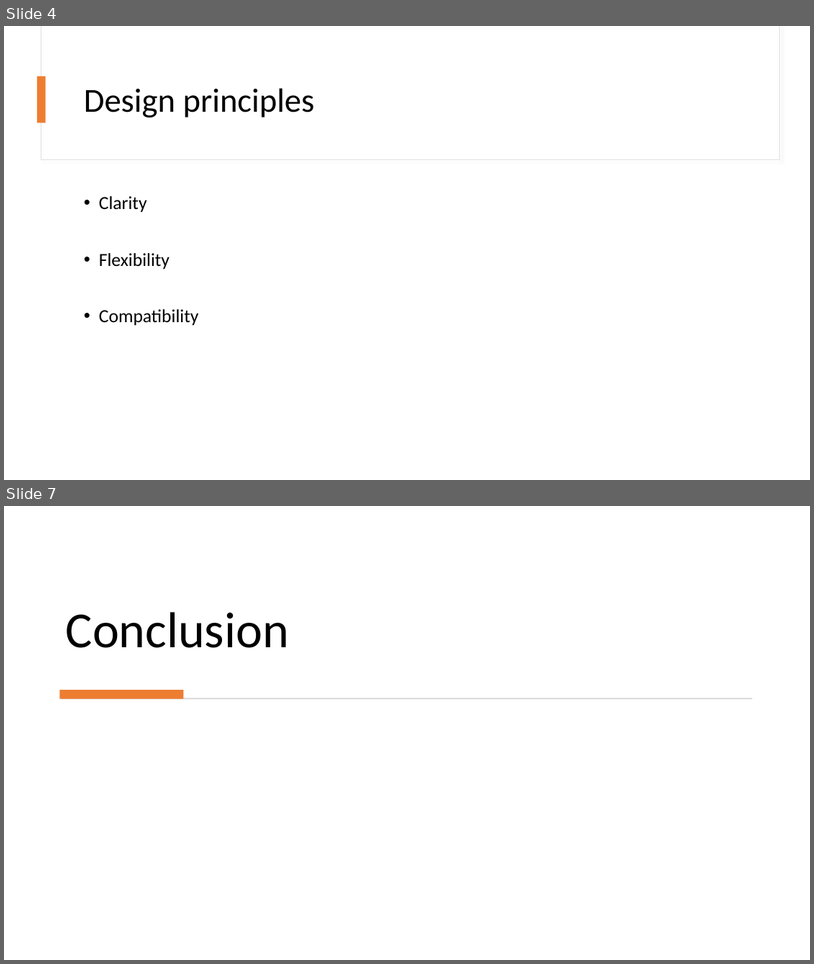
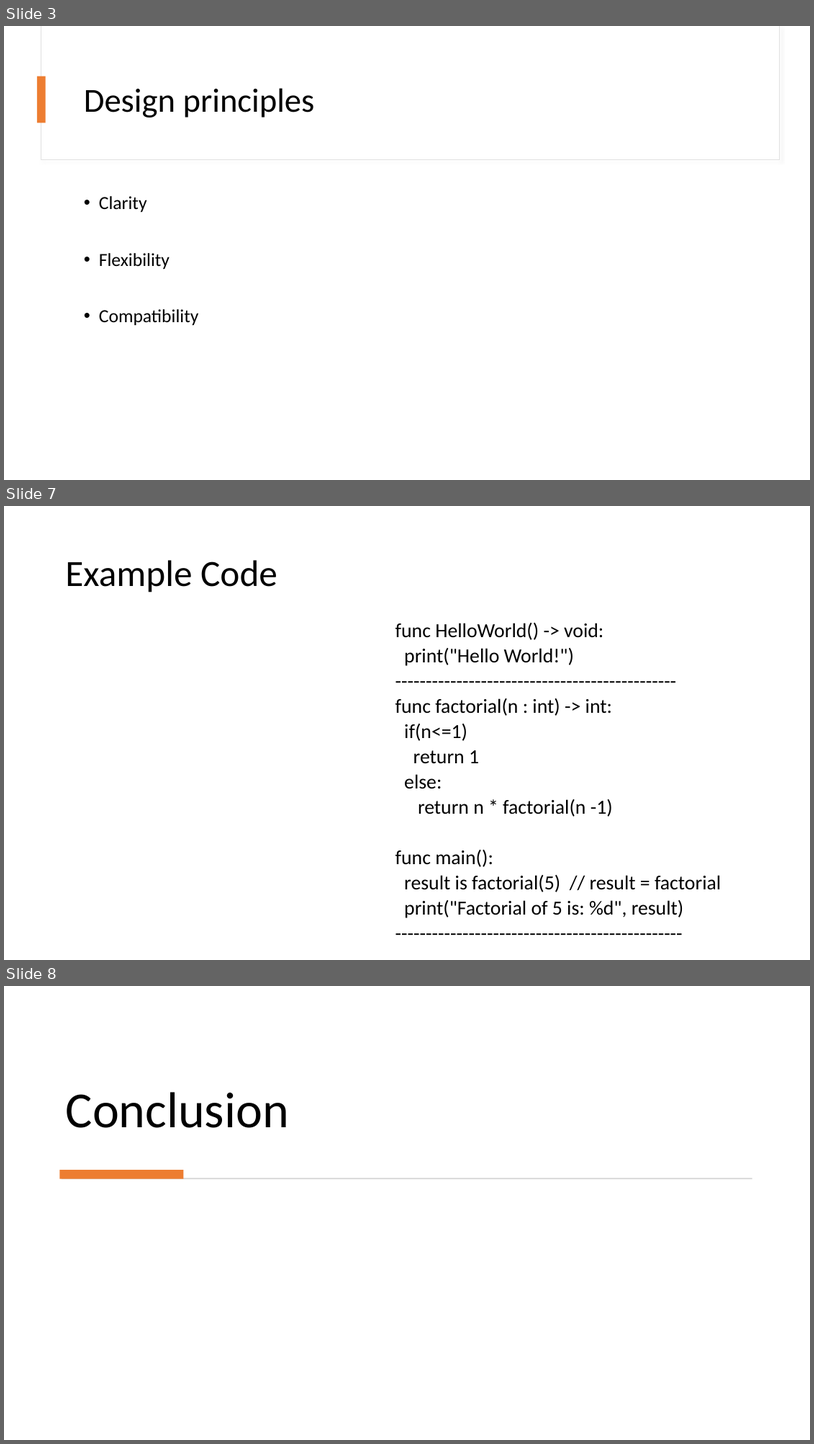
Before and after one commit to GiovanniRaso/D-Language, a slide deck: docs/D-Language.pptx. Shown one above the other, each under a label of ours: slides 4 and 7 before the commit, slides 3, 7 and 8 after it; the slides between them are not shown. The pictures are 814x964 and 814x1444 pixels, drawn with LibreOffice and Linux fonts; fonts in the diff are those of the drawing. Boxes give left, top, right and bottom in pixels: in the first picture for what was removed or moved away, otherwise in the second. Text is boxed around its words. In the diff, an @@ line names an element or a change of style, - is before the commit and + after.

```diff
--- a/docs/D-Language.pptx
+++ b/docs/D-Language.pptx
@@ slide 7 added at [4, 506, 810, 960], background #FFFFFF @@
@@ title added at [65, 560, 278, 592], 44 pt, text #000000 @@
+Example Code
@@ text added at [396, 623, 721, 918], 23.8 pt, text #000000 @@
+func HelloWorld() -> void:
+print("Hello World!")
+----------------------------------------------
+func factorial(n : int) -> int:
+if(n<=1)
+return 1
+else:
+return n * factorial(n -1)
+func main():
+result is factorial(5) // result = factorial
+print("Factorial of 5 is: %d", result)
+-----------------------------------------------
@@ what was slide 4 is now slide 3 @@
@@ what was slide 7 is now slide 8 @@
```
Also in this commit, not shown: 3 other slides added, 3 slides removed.
